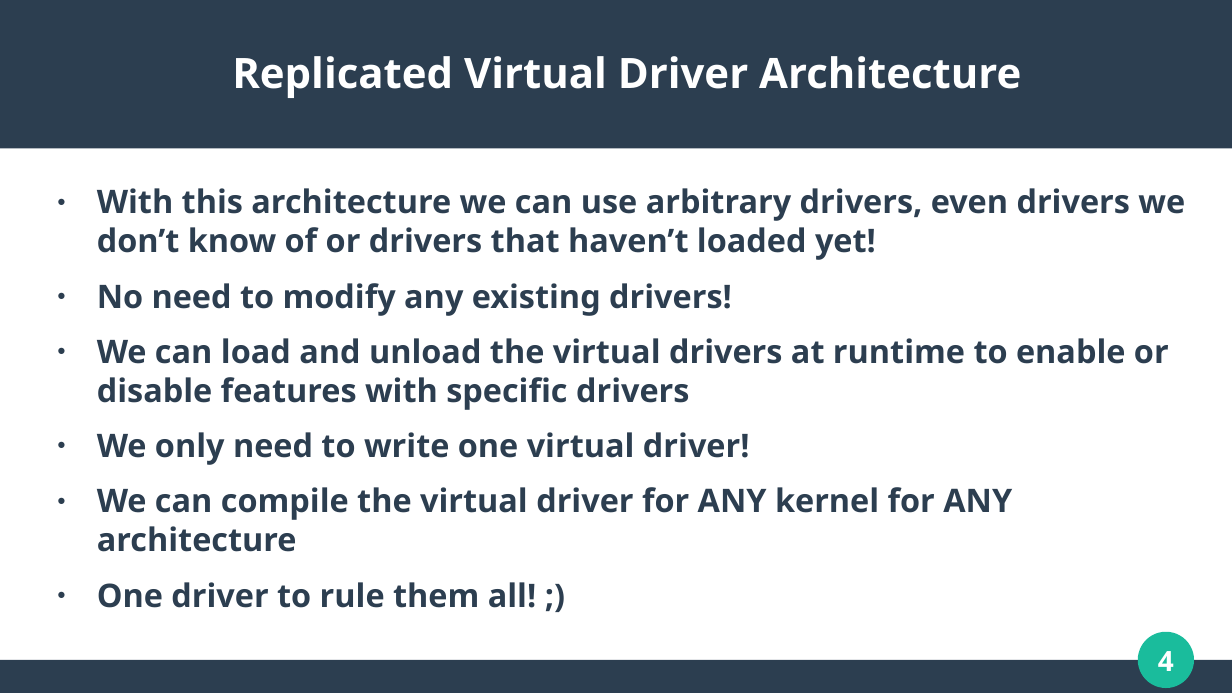
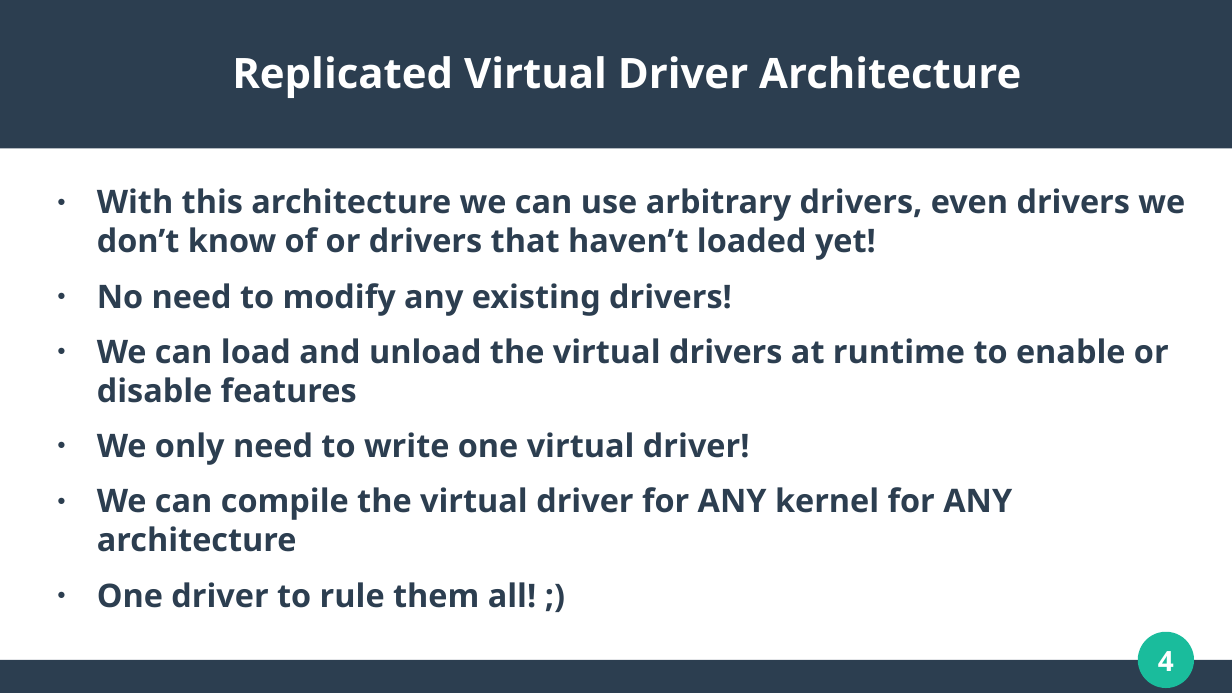
Before and after one commit to WaveArch/Wave, a slide deck: slide 4 of Replicated.pptx. Drawn at 1232x693 pixels with LibreOffice and Linux fonts; fonts in the diff are those of the drawing. Boxes give left, top, right and bottom in pixels: in the first picture for what was removed or moved away, otherwise in the second. Text is boxed around its words. In the diff, an @@ line names an element or a change of style, - is before the commit and + after.

```diff
--- a/Replicated.pptx
+++ b/Replicated.pptx
@@ text at [97,338,1169,403]: text changed @@
-● We can load and unload the virtual drivers at runtime to enable or disable features with specific drivers
+● We can load and unload the virtual drivers at runtime to enable or disable features
```
Also in this commit, not shown: 5 other slides changed, 3 other files.
